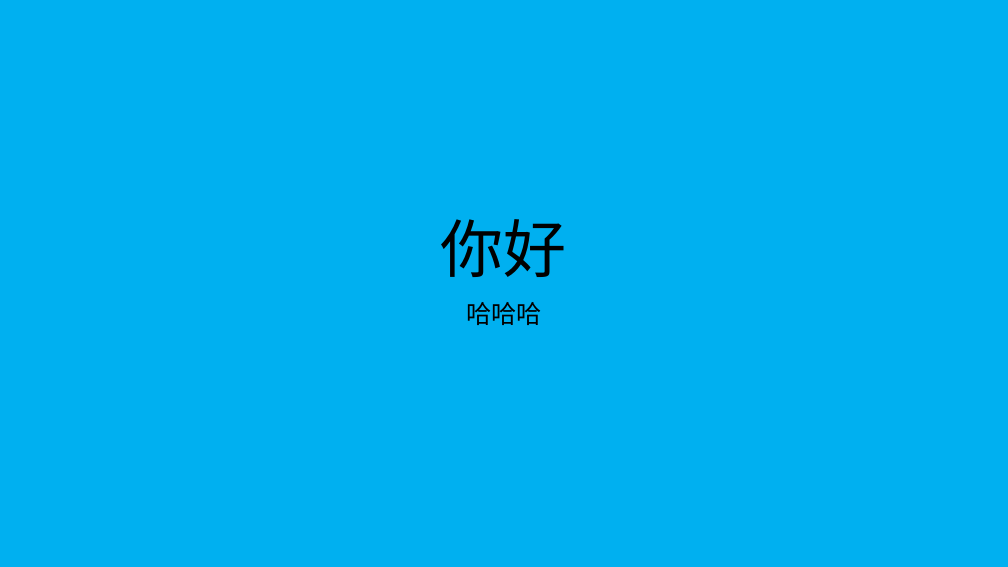
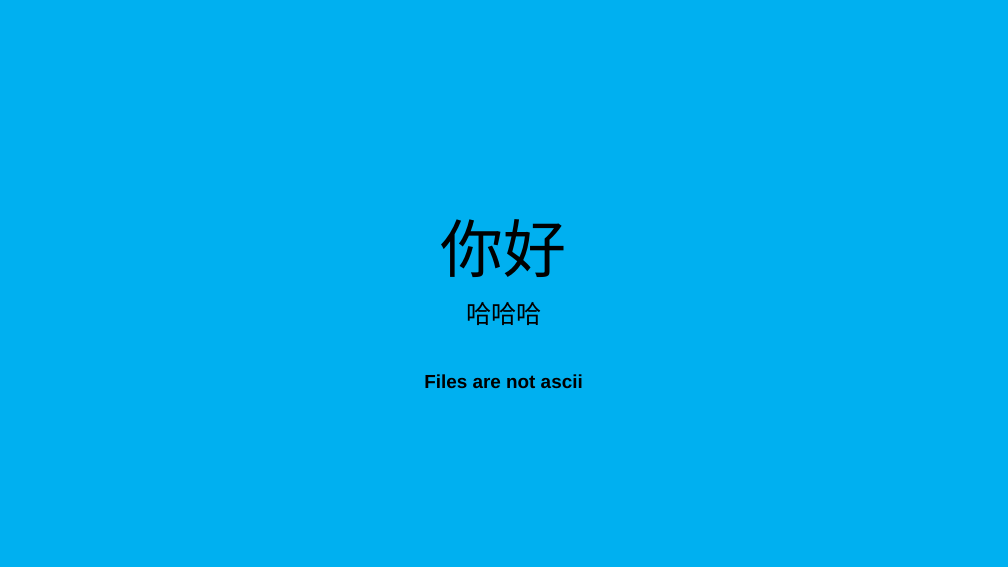
Before and after one commit to ZhangDengfengGit/PPT, a slide deck: slide 5 of 演示文稿1.pptx. Drawn at 1008x567 pixels with LibreOffice and Linux fonts; fonts in the diff are those of the drawing. Boxes give left, top, right and bottom in pixels: in the first picture for what was removed or moved away, otherwise in the second. Text is boxed around its words. In the diff, an @@ line names an element or a change of style, - is before the commit and + after.

Commit message:
添加文字

```diff
--- a/演示文稿1.pptx
+++ b/演示文稿1.pptx
@@ text added at <box>424,374,583,388</box>, 18 pt, text #000000, bold @@
+Files are not ascii
```
